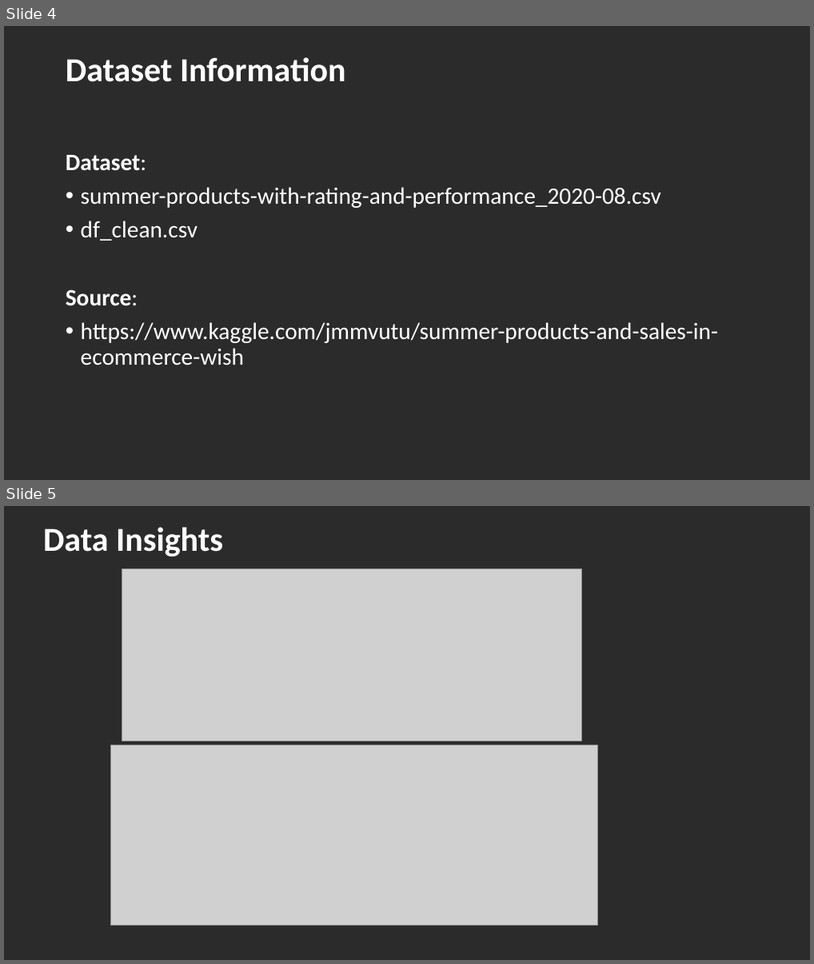
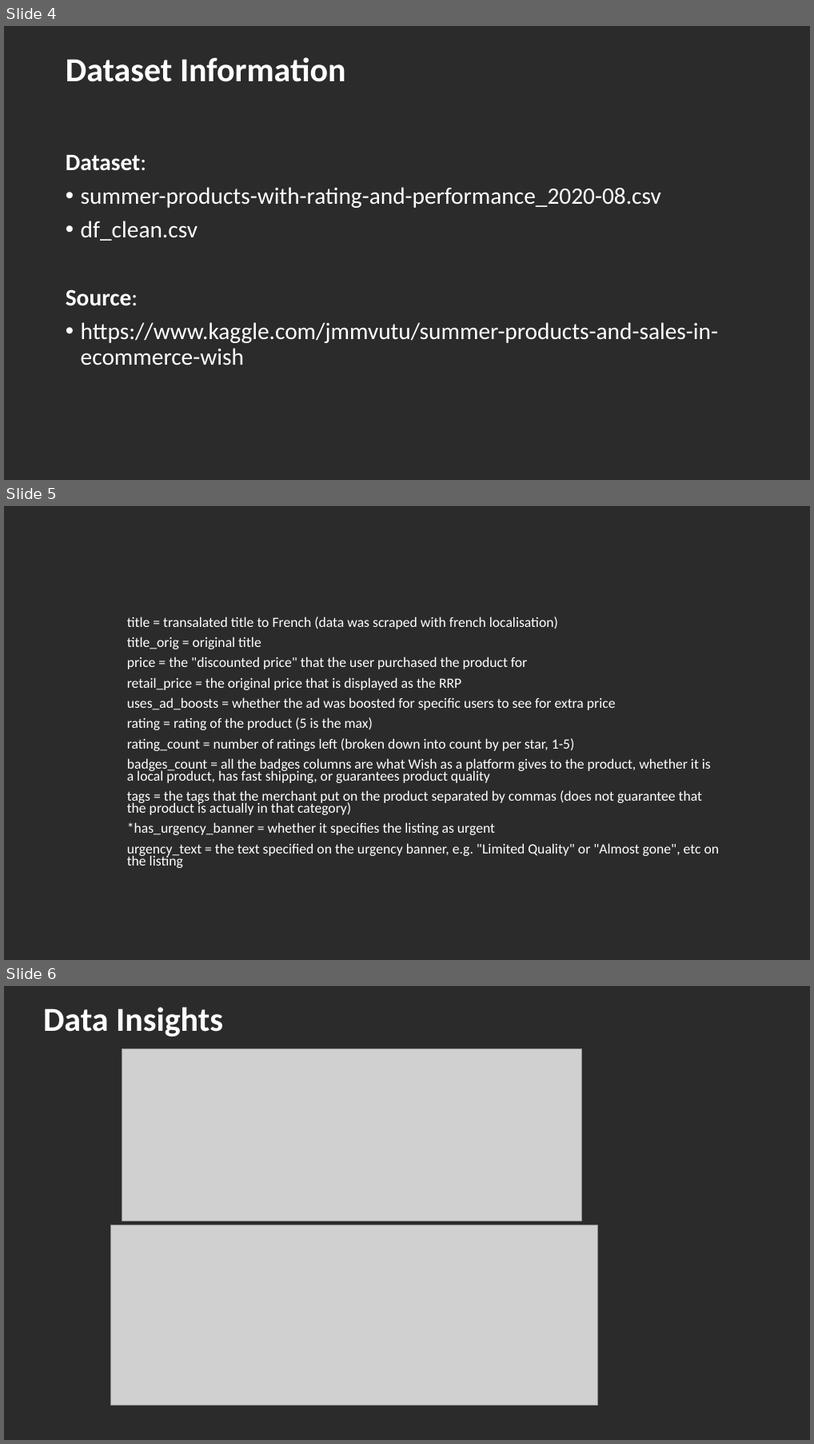
Before and after one commit to Budiprigunanda/Final-Project-DS, a slide deck: Final_Project_Budi/FinalProject_Budi_JCDS_JKT0506.pptx. Shown one above the other, each under a label of ours: slides 4 and 5 before the commit, slides 4, 5 and 6 after it. The pictures are 814x964 and 814x1444 pixels, drawn with LibreOffice and Linux fonts; fonts in the diff are those of the drawing; grey boxes stand for pictures; background and template pictures are left out; a plain dark background stands for a picture behind light text. Boxes give left, top, right and bottom in pixels: in the first picture for what was removed or moved away, otherwise in the second. Text is boxed around its words. In the diff, an @@ line names an element or a change of style, - is before the commit and + after.

```diff
--- a/Final_Project_Budi/FinalProject_Budi_JCDS_JKT0506.pptx
+++ b/Final_Project_Budi/FinalProject_Budi_JCDS_JKT0506.pptx
@@ slide 5 added at (4, 506, 810, 960), background picture (left out) @@
@@ subtitle added at (127, 616, 720, 868), 16.8 pt, text #FFFFFF @@
+title = transalated title to French (data was scraped with french localisation)
+title_orig = original title
+price = the "discounted price" that the user purchased the product for
+retail_price = the original price that is displayed as the RRP
+uses_ad_boosts = whether the ad was boosted for specific users to see for extra price
+rating = rating of the product (5 is the max)
+rating_count = number of ratings left (broken down into count by per star, 1-5)
+badges_count = all the badges columns are what Wish as a platform gives to the product, whether it is a local product, has fast shipping, or guarantees product quality
+tags = the tags that the merchant put on the product separated by commas (does not guarantee that the product is actually in that category)
+*has_urgency_banner = whether it specifies the listing as urgent
+urgency_text = the text specified on the urgency banner, e.g. "Limited Quality" or "Almost gone", etc on the listing
@@ what was slide 5 is now slide 6 @@
```
Also in this commit, not shown: 1 slide changed, 1 other slide added, 1 other file.
